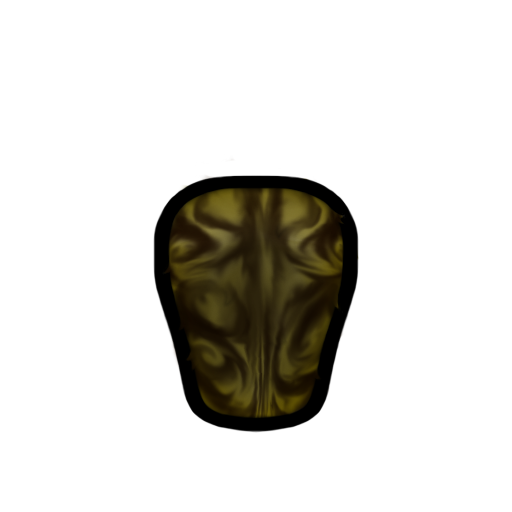
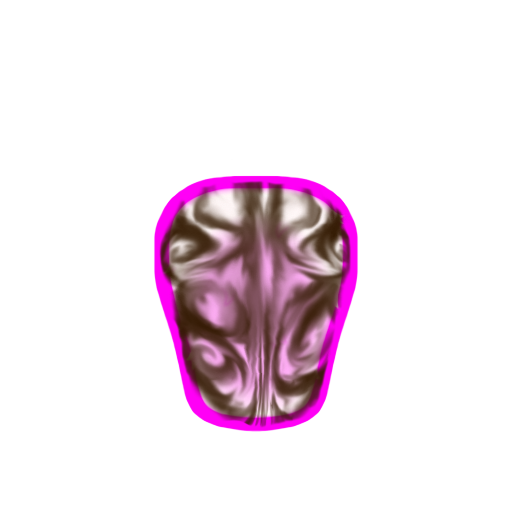
Two versions of the same layered image (w=512, h=512). Layer-by-layer changes:
hid "MottledFill+Tux", blend multiply → normal, painted on it over [155, 176, 359, 430]
"SwirlsSpots": blend multiply → normal, painted on it over [154, 157, 358, 429]
hid "white bg" over [153, 157, 359, 433]